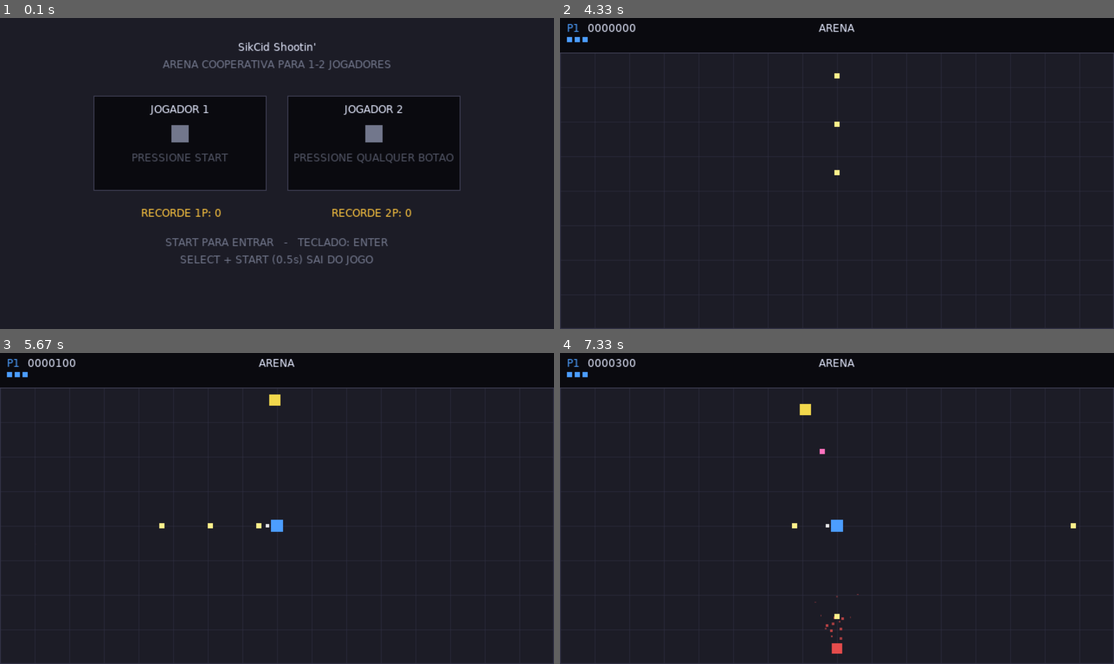
Above: before the commit, frames 1-4 (two rows, left to right).
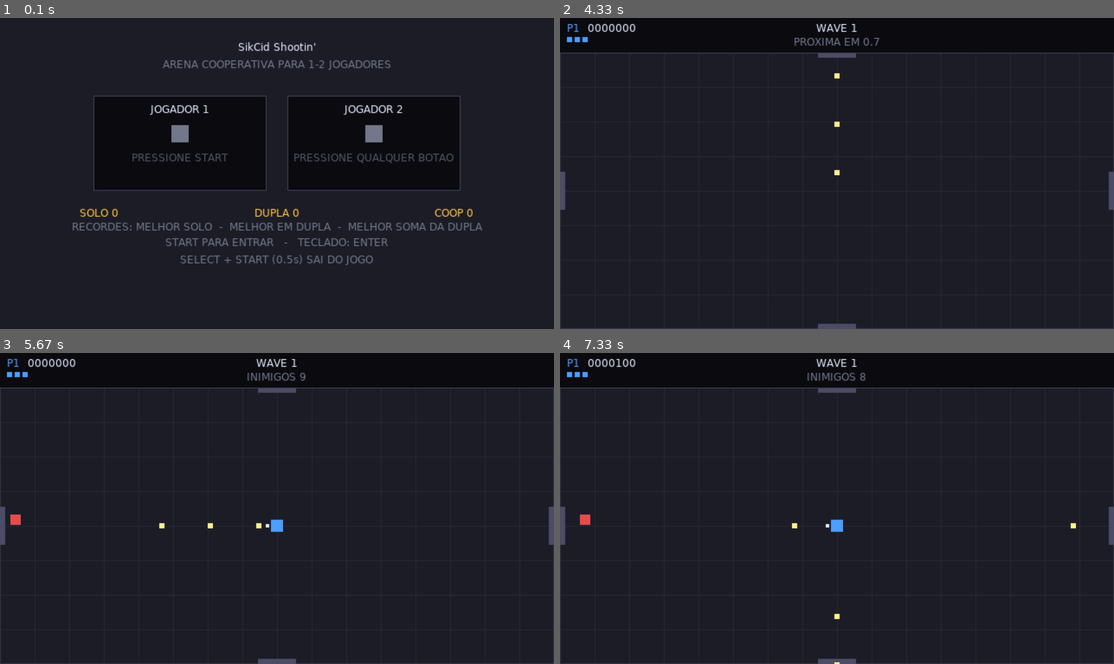
Above: after the commit, the same moments.

Repository: refeals/sikcid-shooting
Game: LÖVE game, started from main.lua
Same seed, same stepped clock (60 frames per second), same inputs: the game is played once before the commit and once after it.
Inputs:
- Up to frame 1 (0.1 s): no input
- Up to frame 2 (4.33 s): hold F5 0.33-0.8 s; hold D 0.33-0.8 s; hold F5 0.83-1.3 s; hold Right 0.83-1.3 s; hold F5 1.33-1.8 s; hold D 1.33-1.8 s; tap F5 at 2.83 s; tap Enter at 3.67, 4 s
- Up to frame 3 (5.67 s): hold Left 4.33-4.87 s; hold Down 4.9-5.2 s; hold Left 5.23-5.63 s
- Up to frame 4 (7.33 s): hold Up 5.67-6.03 s; hold Right 6.07-6.7 s; hold Down 6.73-7.1 s; hold Left from 7.13 s (still down)

The runs differ from the first frame. In frame 1, 1.6% of the frame differs, in the area x 13-87%, y 61-69%; in frame 2, 0.8%; in frame 3, 0.9%; in frame 4, 1.1%.

Commit message:
feat:stage-6

Diff:
--- a/main.lua
+++ b/main.lua
@@ -30,6 +30,9 @@
       Config.SMOKE_2P = true      -- o smoke vincula um segundo bot
     elseif a == "--smokegod" then
       Config.SMOKE_GOD = true     -- bots invencíveis: mede FPS sem game over
+    elseif a == "--wave" then
+      Config.SMOKE_WAVE = tonumber(args[i + 1]) or 1   -- começa numa wave alta
+      i = i + 1
     elseif a == "--inputtest" then
       Config.INPUT_TEST = true   -- abre a tela de diagnóstico em vez do lobby
     end
--- a/src/config.lua
+++ b/src/config.lua
@@ -140,6 +140,12 @@
   return math.max(0.22, 1.10 - 0.045 * w)
 end
 
+-- Quantos inimigos saem por porta de cada vez. Cresce com a wave, senão o
+-- telégrafo (0.4s por lote) limitaria a pressão a ~3 inimigos/s.
+function Config.waveBatch(w)
+  return Config.WAVE.batchMin, math.min(8, Config.WAVE.batchMax + math.floor(w / 6))
+end
+
 -- Pesos do mix de inimigos por wave; tipo só entra a partir de `from`.
 Config.ENEMY_MIX = {
   { type = "grunt",   from = 1, base = 100, perWave = -4,  min = 25 },
--- a/src/save.lua
+++ b/src/save.lua
@@ -1,11 +1,18 @@
--- Persistência do high score em love.filesystem.
+-- Persistência dos recordes em love.filesystem.
 -- Formato próprio "chave=valor" por linha: sem lib externa, tolerante a
 -- arquivo ausente ou corrompido (volta a zero em vez de quebrar o jogo).
+--
+-- Três recordes:
+--   solo -- melhor score individual numa partida de 1 jogador
+--   duo  -- melhor score individual numa partida de 2 jogadores
+--   coop -- melhor soma dos dois jogadores numa partida de 2 jogadores
 
 local Save = {
   FILE = "highscores.dat",
-  data = { hs1 = 0, hs2 = 0 },  -- recorde de 1 jogador e de 2 jogadores
+  data = { solo = 0, duo = 0, coop = 0 },
 }
+
+local KEYS = { "solo", "duo", "coop" }
 
 local function sanitize(v)
   v = tonumber(v)
@@ -14,7 +21,8 @@
 end
 
 function Save.load()
-  Save.data.hs1, Save.data.hs2 = 0, 0
+  for i = 1, #KEYS do Save.data[KEYS[i]] = 0 end
+
   local info = love.filesystem.getInfo(Save.FILE)
   if not info then return Save.data end
 
@@ -31,26 +39,44 @@
 end
 
 function Save.write()
-  local out = string.format("hs1=%d\nhs2=%d\n", Save.data.hs1, Save.data.hs2)
+  local out = string.format("solo=%d\nduo=%d\ncoop=%d\n",
+    Save.data.solo, Save.data.duo, Save.data.coop)
   local ok, err = pcall(love.filesystem.write, Save.FILE, out)
   if not ok then print("[save] falha ao gravar: " .. tostring(err)) end
   return ok
 end
 
--- Recorde do modo: 1 = um jogador, 2 = dois jogadores.
-function Save.getHighScore(playerCount)
-  return playerCount >= 2 and Save.data.hs2 or Save.data.hs1
+function Save.get(key)
+  return Save.data[key] or 0
 end
 
--- Grava se for recorde. Devolve true quando bateu.
-function Save.submit(playerCount, score)
-  local key = playerCount >= 2 and "hs2" or "hs1"
-  if score > Save.data[key] then
-    Save.data[key] = math.floor(score)
-    Save.write()
-    return true
+-- Registra o resultado de uma partida. Devolve uma tabela dizendo quais
+-- recordes foram batidos (para o game over destacar).
+-- `scores` = { scoreP1, scoreP2 } (scoreP2 pode ser nil em 1 jogador).
+function Save.submitMatch(playerCount, scores)
+  local beat = { solo = false, duo = false, coop = false }
+  local s1 = math.floor(scores[1] or 0)
+
+  if playerCount < 2 then
+    if s1 > Save.data.solo then
+      Save.data.solo = s1
+      beat.solo = true
+    end
+  else
+    local s2 = math.floor(scores[2] or 0)
+    local best = s1 > s2 and s1 or s2
+    if best > Save.data.duo then
+      Save.data.duo = best
+      beat.duo = true
+    end
+    if s1 + s2 > Save.data.coop then
+      Save.data.coop = s1 + s2
+      beat.coop = true
+    end
   end
-  return false
+
+  if beat.solo or beat.duo or beat.coop then Save.write() end
+  return beat
 end
 
 return Save
--- a/src/states/game.lua
+++ b/src/states/game.lua
@@ -12,6 +12,7 @@
 local Hud      = require("src.hud")
 local Audio    = require("src.audio")
 local Combat   = require("src.systems.combat")
+local Spawner  = require("src.systems.spawner")
 local Player   = require("src.entities.player")
 local Bullet   = require("src.entities.bullet")
 local Enemy    = require("src.entities.enemy")
@@ -154,35 +155,14 @@
   State.switch(require("src.states.lobby"))
 end
 
--- ---------------------------------------------------------------------------
--- TEMP_SPAWN: spawn provisório só para testar a etapa 4. A etapa 5 substitui
--- isto pelo systems/spawner.lua (portas, telégrafo, cotas de wave).
--- ---------------------------------------------------------------------------
-local TEMP_SPAWN = {
-  interval = 0.55,
-  maxAlive = 30,
-  types = { "grunt", "grunt", "runner", "shooter", "tank" },
-  timer = 0,
-}
-
-local function tempSpawn(dt)
-  TEMP_SPAWN.timer = TEMP_SPAWN.timer - dt
-  if TEMP_SPAWN.timer > 0 or enemies.count >= TEMP_SPAWN.maxAlive then return end
-  TEMP_SPAWN.timer = TEMP_SPAWN.interval
-
-  -- Nasce no meio de uma das 4 paredes (prévia das portas da etapa 5).
-  local side = math.random(4)
-  local x, y
-  if side == 1 then x, y = arena.cx, arena.y + 10
-  elseif side == 2 then x, y = arena.cx, arena.y + arena.h - 10
-  elseif side == 3 then x, y = arena.x + 10, arena.cy
-  else x, y = arena.x + arena.w - 10, arena.cy end
-
-  world:spawnEnemy(TEMP_SPAWN.types[math.random(#TEMP_SPAWN.types)], x, y)
+-- ETAPA 7 troca por: solta um pickup de power-up. `guaranteed` = drop de fim
+-- de wave (sempre sai), senão é o sorteio de 8% por morte.
+function world:dropPowerup(x, y, guaranteed) -- luacheck: ignore
 end
 
 -- ---------------------------------------------------------------------------
 local showHitboxes = false
+local hudInfo = { title = "", subtitle = "" }   -- reaproveitado todo frame
 
 function Game:enter(devices, count)
   world.playerCount = count or 1
@@ -193,7 +173,8 @@
   bullets:clear()
   enemies:clear()
   particles:clear()
-  TEMP_SPAWN.timer = 1.0
+  Spawner.load(arena)
+  Spawner.reset(world, Config.SMOKE_WAVE)
 
   for i = 1, world.playerCount do
     local p = Player.new(i, devices[i])
@@ -230,7 +211,7 @@
     return
   end
 
-  tempSpawn(dt)
+  Spawner.update(dt, world)
 
   for i = 1, world.playerCount do
     world.players[i]:update(dt, world)
@@ -295,10 +276,23 @@
   love.graphics.setColor(C.arenaLine)
   love.graphics.rectangle("line", arena.x + 0.5, arena.y + 0.5, arena.w - 1, arena.h - 1)
 
+  Spawner.draw()
+
   for i = 1, particles.count do particles.items[i]:draw() end
   for i = 1, enemies.count do enemies.items[i]:draw() end
   for i = 1, bullets.count do bullets.items[i]:draw() end
   for i = 1, world.playerCount do world.players[i]:draw() end
+
+  -- Aviso de wave completa durante o respiro.
+  if Spawner.isResting() and Spawner.wave >= 1 then
+    love.graphics.setColor(C.textWarn)
+    love.graphics.printf(string.format("WAVE %d COMPLETA", Spawner.wave),
+      arena.cx - 120, arena.cy - 50, 240, "center")
+    love.graphics.setColor(C.textDim)
+    love.graphics.printf(string.format("BONUS %d   -   PROXIMA EM %.1f",
+      Spawner.wave * Config.WAVE.clearBonus, math.max(0, Spawner.timer)),
+      arena.cx - 120, arena.cy - 34, 240, "center")
+  end
 
   -- Contagem regressiva do respawn.
   for i = 1, world.playerCount do
@@ -323,7 +317,11 @@
     for i = 1, world.playerCount do world.players[i]:drawDebug() end
   end
 
-  Hud.draw(world.players, world.playerCount, nil)
+  hudInfo.title = string.format("WAVE %d", math.max(1, Spawner.wave))
+  hudInfo.subtitle = Spawner.isResting()
+    and string.format("PROXIMA EM %.1f", math.max(0, Spawner.timer))
+    or string.format("INIMIGOS %d", Spawner.remaining(world))
+  Hud.draw(world.players, world.playerCount, hudInfo)
 
   if Config.DEBUG then
     love.graphics.setColor(C.textDim)
@@ -340,6 +338,8 @@
   if not Config.DEBUG then return end
   if key == "f1" then
     showHitboxes = not showHitboxes
+  elseif key == "f2" then
+    Spawner.skipWave(world)
   elseif key == "f3" then
     world.godMode = not world.godMode
   end
--- a/src/states/lobby.lua
+++ b/src/states/lobby.lua
@@ -161,12 +161,17 @@
   drawSlot(1, W * 0.5 - sw - 12, 90, sw, sh)
   drawSlot(2, W * 0.5 + 12, 90, sw, sh)
 
-  -- Recordes por modo.
+  -- Recordes: individual em 1P, individual em 2P e soma do coop.
   love.graphics.setColor(C.textWarn)
-  love.graphics.printf(string.format("RECORDE 1P: %d", Save.getHighScore(1)),
-    W * 0.5 - 210, 218, 200, "center")
-  love.graphics.printf(string.format("RECORDE 2P: %d", Save.getHighScore(2)),
-    W * 0.5 + 10, 218, 200, "center")
+  love.graphics.printf(string.format("SOLO %d", Save.get("solo")),
+    W * 0.5 - 300, 218, 190, "center")
+  love.graphics.printf(string.format("DUPLA %d", Save.get("duo")),
+    W * 0.5 - 95, 218, 190, "center")
+  love.graphics.printf(string.format("COOP %d", Save.get("coop")),
+    W * 0.5 + 110, 218, 190, "center")
+  love.graphics.setColor(C.textDim)
+  love.graphics.printf("RECORDES: MELHOR SOLO  -  MELHOR EM DUPLA  -  MELHOR SOMA DA DUPLA",
+    0, 234, W, "center")
 
   love.graphics.setColor(C.textDim)
   local hint = boundCount() == 0
--- /dev/null
+++ b/src/systems/spawner.lua
@@ -0,0 +1,223 @@
+-- Waves, portas e telégrafo de spawn.
+--
+-- A cota, o intervalo e o teto de inimigos vivos saem de fórmulas em
+-- src/config.lua (waveQuota / waveSpawnInterval / waveMaxAlive): a curva é
+-- infinita e crescente, sem tabela de waves hardcoded.
+--
+-- Ciclo de uma wave:
+--   escolhe porta -> pisca 0.4s (telégrafo) -> solta um lote -> repete até
+--   zerar a cota -> quando a arena esvazia: bônus, vida de volta, drop
+--   garantido e 3s de respiro -> próxima wave.
+
+local Config = require("src.config")
+local Util   = require("src.util")
+local Audio  = require("src.audio")
+
+local Spawner = {}
+
+local DOOR_LEN = 44      -- comprimento da porta na parede
+local DOOR_THICK = 6
+local SPAWN_INSET = 14   -- quanto o inimigo nasce para dentro da arena
+
+-- As 4 portas (meio de cada parede). Preenchidas em Spawner.load.
+local doors = {}
+
+-- Buffer do sorteio de tipos, reaproveitado a cada wave (não aloca em jogo).
+local mixBuf = {}
+for i = 1, #Config.ENEMY_MIX do mixBuf[i] = { type = "grunt", weight = 0 } end
+local mixCount = 0
+
+-- As portas ficam encostadas por dentro da parede (meia espessura de
+-- distância), para não invadirem a faixa de HUD nem sair do canvas.
+function Spawner.load(arena)
+  local t = DOOR_THICK * 0.5
+  doors[1] = { side = "top",    x = arena.cx, y = arena.y + t,
+               sx = arena.cx, sy = arena.y + SPAWN_INSET }
+  doors[2] = { side = "bottom", x = arena.cx, y = arena.y + arena.h - t,
+               sx = arena.cx, sy = arena.y + arena.h - SPAWN_INSET }
+  doors[3] = { side = "left",   x = arena.x + t, y = arena.cy,
+               sx = arena.x + SPAWN_INSET, sy = arena.cy }
+  doors[4] = { side = "right",  x = arena.x + arena.w - t, y = arena.cy,
+               sx = arena.x + arena.w - SPAWN_INSET, sy = arena.cy }
+  for i = 1, 4 do doors[i].warn = 0 end
+end
+
+-- Recalcula os pesos do mix para a wave atual.
+local function buildMix(wave)
+  mixCount = 0
+  for i = 1, #Config.ENEMY_MIX do
+    local m = Config.ENEMY_MIX[i]
+    if wave >= m.from then
+      local w = m.base + m.perWave * wave
+      if w < m.min then w = m.min end
+      if w > 0 then
+        mixCount = mixCount + 1
+        mixBuf[mixCount].type = m.type
+        mixBuf[mixCount].weight = w
+      end
+    end
+  end
+  -- Segurança: nunca deixa o sorteio sem opção.
+  if mixCount == 0 then
+    mixCount = 1
+    mixBuf[1].type = "grunt"
+    mixBuf[1].weight = 1
+  end
+end
+
+function Spawner.reset(world, startWave)
+  Spawner.world = world
+  Spawner.wave = (startWave or 1) - 1
+  Spawner.phase = "rest"
+  Spawner.timer = 1.0          -- pequeno respiro antes da primeira wave
+  Spawner.quota = 0
+  Spawner.spawned = 0
+  Spawner.maxAlive = 0
+  Spawner.interval = 1
+  Spawner.door = nil
+  for i = 1, 4 do doors[i].warn = 0 end
+end
+
+function Spawner.startWave(n)
+  Spawner.wave = n
+  Spawner.quota = Config.waveQuota(n)
+  Spawner.spawned = 0
+  Spawner.maxAlive = Config.waveMaxAlive(n)
+  Spawner.interval = Config.waveSpawnInterval(n)
+  Spawner.phase = "idle"
+  Spawner.timer = 0.2
+  buildMix(n)
+  Audio.play("wave_start")
+  if Config.SMOKE then require("src.smoke").note("waves", n) end
+end
+
+-- Recompensas ao limpar a wave: bônus, vida de volta para quem estava fora e
+-- um power-up garantido no centro.
+local function onWaveCleared(world)
+  local bonus = Spawner.wave * Config.WAVE.clearBonus
+  for i = 1, world.playerCount do
+    local p = world.players[i]
+    p.score = p.score + bonus
+    if p.lives < Config.PLAYER.lives then
+      p.lives = p.lives + 1
+      -- Quem estava fora volta para a partida na próxima janela de respawn.
+      if p.out then
+        p.out = false
+        p.respawnTimer = 0
+      end
+    end
+  end
+  world:dropPowerup(world.arena.cx, world.arena.cy, true)
+  Audio.play("wave_clear")
+end
+
+local function spawnBatch(world)
+  local d = Spawner.door
+  if not d then return end
+
+  local bMin, bMax = Config.waveBatch(Spawner.wave)
+  local batch = Util.randInt(bMin, bMax)
+  for _ = 1, batch do
+    if Spawner.spawned >= Spawner.quota then break end
+    if world.enemies.count >= Spawner.maxAlive then break end
+    local pick = Util.weightedPick(mixBuf, mixCount)
+    -- Espalha um pouco ao longo da porta para não nascerem sobrepostos.
+    local jitter = Util.randRange(-DOOR_LEN * 0.4, DOOR_LEN * 0.4)
+    local x = d.sx + ((d.side == "top" or d.side == "bottom") and jitter or 0)
+    local y = d.sy + ((d.side == "left" or d.side == "right") and jitter or 0)
+    if world:spawnEnemy(pick.type, x, y) then
+      Spawner.spawned = Spawner.spawned + 1
+    end
+  end
+  Spawner.door = nil
+end
+
+function Spawner.update(dt, world)
+  for i = 1, 4 do
+    if doors[i].warn > 0 then doors[i].warn = doors[i].warn - dt end
+  end
+
+  Spawner.timer = Spawner.timer - dt
+
+  if Spawner.phase == "rest" then
+    if Spawner.timer <= 0 then Spawner.startWave(Spawner.wave + 1) end
+    return
+  end
+
+  -- Cota cumprida e arena limpa: fecha a wave.
+  if Spawner.spawned >= Spawner.quota and world.enemies.count == 0 then
+    onWaveCleared(world)
+    Spawner.phase = "rest"
+    Spawner.timer = Config.WAVE.restTime
+    return
+  end
+
+  if Spawner.phase == "telegraph" then
+    if Spawner.timer <= 0 then
+      spawnBatch(world)
+      Spawner.phase = "idle"
+      Spawner.timer = Spawner.interval
+    end
+    return
+  end
+
+  -- phase == "idle": espera o intervalo e acende a próxima porta.
+  if Spawner.timer <= 0
+    and Spawner.spawned < Spawner.quota
+    and world.enemies.count < Spawner.maxAlive then
+    local d = doors[Util.randInt(1, 4)]
+    d.warn = Config.WAVE.telegraphTime
+    Spawner.door = d
+    Spawner.phase = "telegraph"
+    Spawner.timer = Config.WAVE.telegraphTime
+  end
+end
+
+-- Debug (F2): mata a cota restante e limpa a arena.
+function Spawner.skipWave(world)
+  Spawner.spawned = Spawner.quota
+  for i = world.enemies.count, 1, -1 do
+    world.enemies:release(i)
+  end
+end
+
+-- Quantos inimigos ainda faltam nesta wave (por spawnar + vivos).
+function Spawner.remaining(world)
+  return (Spawner.quota - Spawner.spawned) + world.enemies.count
+end
+
+function Spawner.isResting()
+  return Spawner.phase == "rest"
+end
+
+-- ---------------------------------------------------------------------------
+-- Desenho das portas (e do telégrafo piscando).
+-- ---------------------------------------------------------------------------
+function Spawner.draw()
+  local C = Config.COLORS
+  for i = 1, 4 do
+    local d = doors[i]
+    local horizontal = (d.side == "top" or d.side == "bottom")
+    local w = horizontal and DOOR_LEN or DOOR_THICK
+    local h = horizontal and DOOR_THICK or DOOR_LEN
+
+    if d.warn > 0 then
+      -- Pisca em vermelho e "respira" um pouco para chamar atenção.
+      local on = math.floor(d.warn * 16) % 2 == 0
+      love.graphics.setColor(on and C.doorWarn or C.door)
+      local grow = on and 2 or 0
+      love.graphics.rectangle("fill",
+        d.x - w * 0.5 - (horizontal and grow or 0),
+        d.y - h * 0.5 - (horizontal and 0 or grow),
+        w + (horizontal and grow * 2 or 0),
+        h + (horizontal and 0 or grow * 2))
+    else
+      love.graphics.setColor(C.door)
+      love.graphics.rectangle("fill", d.x - w * 0.5, d.y - h * 0.5, w, h)
+    end
+  end
+  love.graphics.setColor(1, 1, 1, 1)
+end
+
+Spawner.doors = doors
+return Spawner
